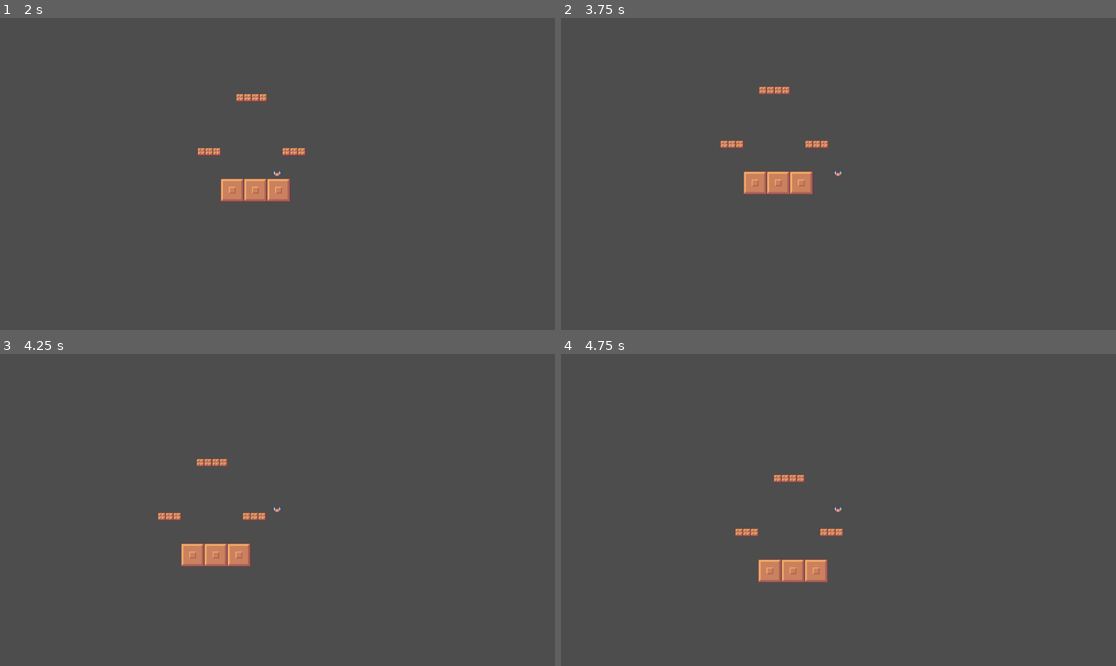
Above: before the commit, frames 1-4 (two rows, left to right).
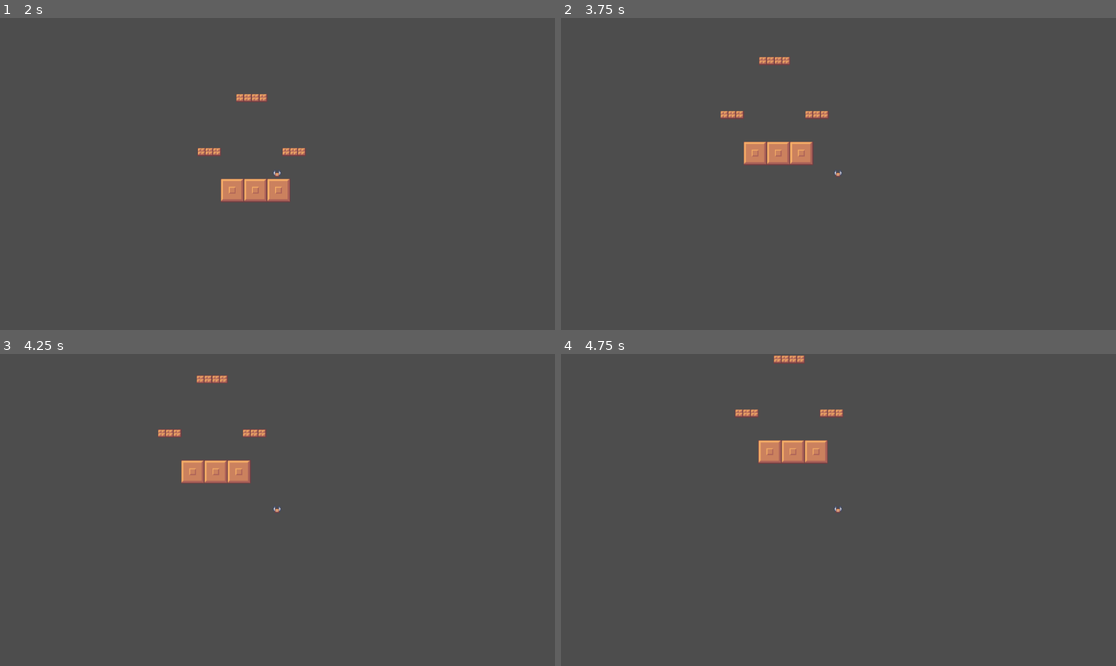
Above: after the commit, the same moments.

Repository: W00pdecker/led-zeppelin
Game: Godot game, scene res://Scenes/main.tscn
Same seed, same stepped clock (60 frames per second), same inputs: the game is played once before the commit and once after it.
Inputs:
- Up to frame 1 (2 s): click "Start game" at 0.5 s; tap Enter at 1.25 s; hold Right (ui_right) from 1.28 s (still down)
- Up to frame 2 (3.75 s): release Right (ui_right) at 2.03 s; hold Down (ui_down) 2.03-2.78 s; hold Right (ui_right) 2.78-3.53 s; hold Up (ui_up) from 3.53 s (still down)
- Up to frame 3 (4.25 s): keep holding Up (ui_up)
- Up to frame 4 (4.75 s): release Up (ui_up) at 4.28 s; hold Left (ui_left) from 4.28 s (still down)

Frame 1 is identical in both runs. In frame 2, 2.5% of the frame differs, in the area x 28-49%, y 12-57%; in frame 3, 2.4%; in frame 4, 2.6%, in the area x 31-51%, y 0-74%.

Commit message:
Вертикальное перемещение
Теперь оно инертное, а не прыгает с места в карьер.

Diff:
--- a/Scenes/world.tscn
+++ b/Scenes/world.tscn
@@ -107,17 +107,17 @@
 
 [sub_resource type="WorldBoundaryShape2D" id="WorldBoundaryShape2D_go701"]
 
-[node name="World" type="Node2D"]
+[node name="World" type="Node2D" unique_id=646103952]
 
-[node name="PlatformLayer" type="TileMapLayer" parent="."]
+[node name="PlatformLayer" type="TileMapLayer" parent="." unique_id=818147378]
 tile_map_data = PackedByteArray("AAD8/wAAAAADAAMAAAD8/wEAAAADAAQAAAD8/wIAAAADAAUAAAD9/wAAAAAEAAMAAAD9/wEAAAAEAAQAAAD9/w …(512 unchanged characters)…
 tile_set = SubResource("TileSet_5a7ea")
 
-[node name="Airship" parent="." instance=ExtResource("2_go701")]
+[node name="Airship" parent="." unique_id=1236214928 instance=ExtResource("2_go701")]
 position = Vector2(1, -15)
 
-[node name="BottomWall" type="StaticBody2D" parent="."]
+[node name="BottomWall" type="StaticBody2D" parent="." unique_id=1192714192]
 position = Vector2(0, 200)
 
-[node name="CollisionShape2D" type="CollisionShape2D" parent="BottomWall"]
+[node name="CollisionShape2D" type="CollisionShape2D" parent="BottomWall" unique_id=1322148116]
 shape = SubResource("WorldBoundaryShape2D_go701")
--- a/scripts/airship.gd
+++ b/scripts/airship.gd
@@ -1,7 +1,8 @@
 extends CharacterBody2D
 
-const SPEED = 75.0
-const LIFT = -150.0  # сила подъёма при нажатии вверх
+@export var MAXSPEEDY = 400.0 # максимальная скорость вверх
+@export var MAXSPEEDX = 75.0
+@export var LIFTFORCE = 650  # сила подъёма при нажатии вверх или вниз
 const GRAVITY = 400.0  # сила гравитации
 
 var passengers_on_board: int = 0
@@ -21,12 +22,19 @@
 
 	# Вверх — подъём, вниз — быстрее падаем
 	if Input.is_action_pressed("ui_up"):
-		velocity.y = LIFT
+		velocity.y -= LIFTFORCE * delta
+	if Input.is_action_pressed("ui_down"):
+		velocity.y += LIFTFORCE * delta
+	# Причешем скорость
+	if velocity.y>MAXSPEEDY:
+		velocity.y=MAXSPEEDY
+	if velocity.y< -MAXSPEEDY:
+		velocity.y= -MAXSPEEDY
 
 	# Горизонтальное движение
 	var horizontal = Input.get_axis("ui_left", "ui_right")
 	if horizontal != 0:
-		velocity.x = horizontal * SPEED
+		velocity.x = horizontal * MAXSPEEDX
 	else:
 		velocity.x = lerp(velocity.x, 0.0, 0.1)
 
Not shown: 1 places in Scenes/world.tscn that only renumber resources
